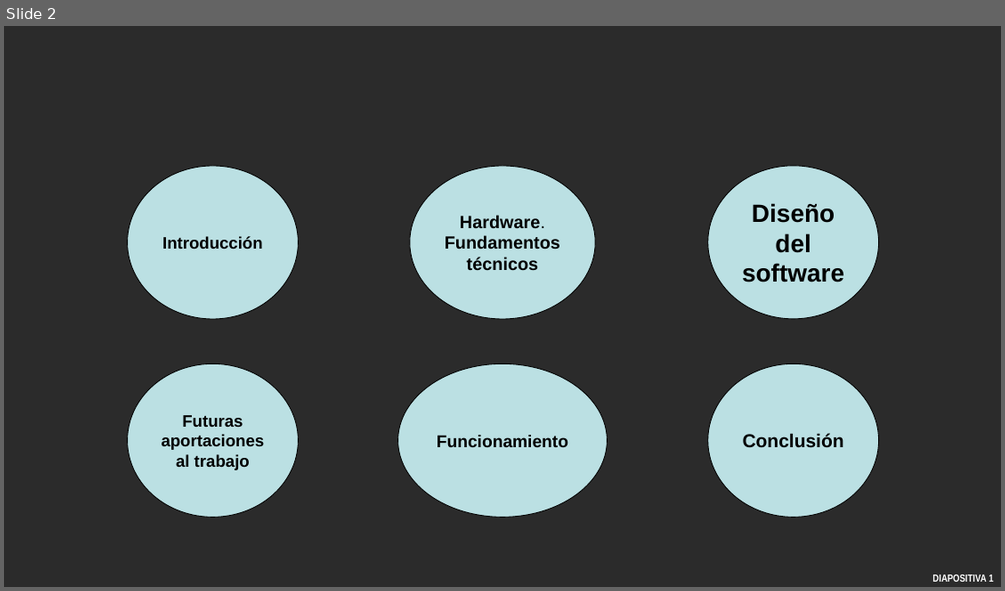
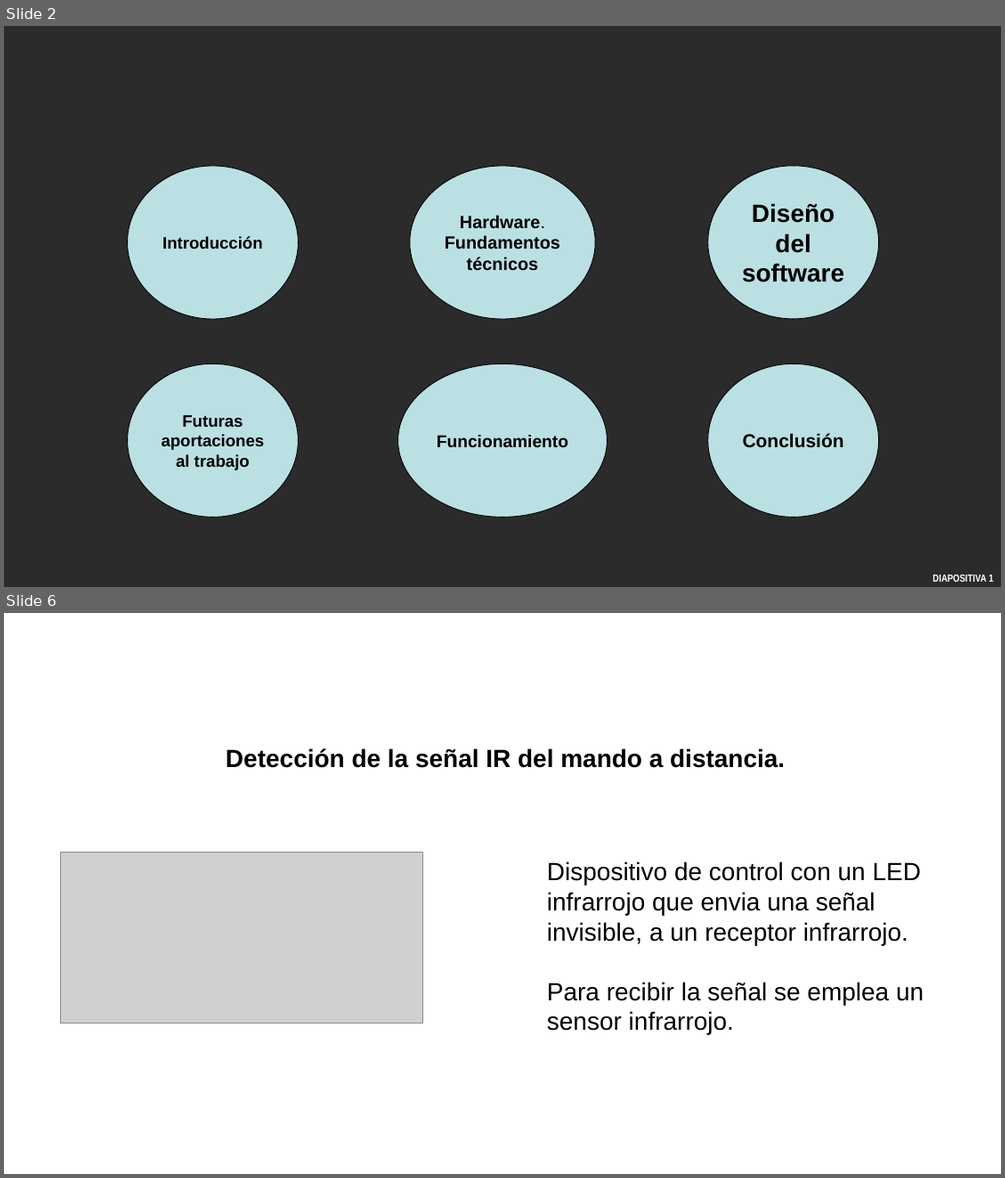
Before and after one commit to aigora/twA109-jaime-pablo-sara, a slide deck: trabajoinformatica_sinterminar.pptx. Shown one above the other, each under a label of ours: slide 2 before the commit, slides 2 and 6 after it; the slides between them are not shown. The pictures are 1005x591 and 1005x1178 pixels, drawn with LibreOffice and Linux fonts; fonts in the diff are those of the drawing; grey boxes stand for pictures; background and template pictures are left out; a plain dark background stands for a picture behind light text. Boxes give left, top, right and bottom in pixels: in the first picture for what was removed or moved away, otherwise in the second. Text is boxed around its words. In the diff, an @@ line names an element or a change of style, - is before the commit and + after.

```diff
--- a/trabajoinformatica_sinterminar.pptx
+++ b/trabajoinformatica_sinterminar.pptx
@@ slide 6 added at bbox=[4, 613, 1001, 1174], background picture (left out) @@
@@ text added at bbox=[226, 748, 785, 768], 24 pt, text #000000, bold @@
+  Detección de la señal IR del mando a distancia.
@@ picture added at bbox=[61, 852, 423, 1022] @@
@@ text added at bbox=[547, 861, 923, 1034], 24 pt, text #000000 @@
+Dispositivo de control con un LED infrarrojo que envia una señal invisible, a un receptor infrarrojo.
+Para recibir la señal se emplea un sensor infrarrojo.
@@ page number added at bbox=[793, 1155, 1001, 1174], 10 pt, text #FFFFFF, bold @@
+DIAPOSITIVA 5
```
Also in this commit, not shown: 14 other slides added, 2 slides removed.
